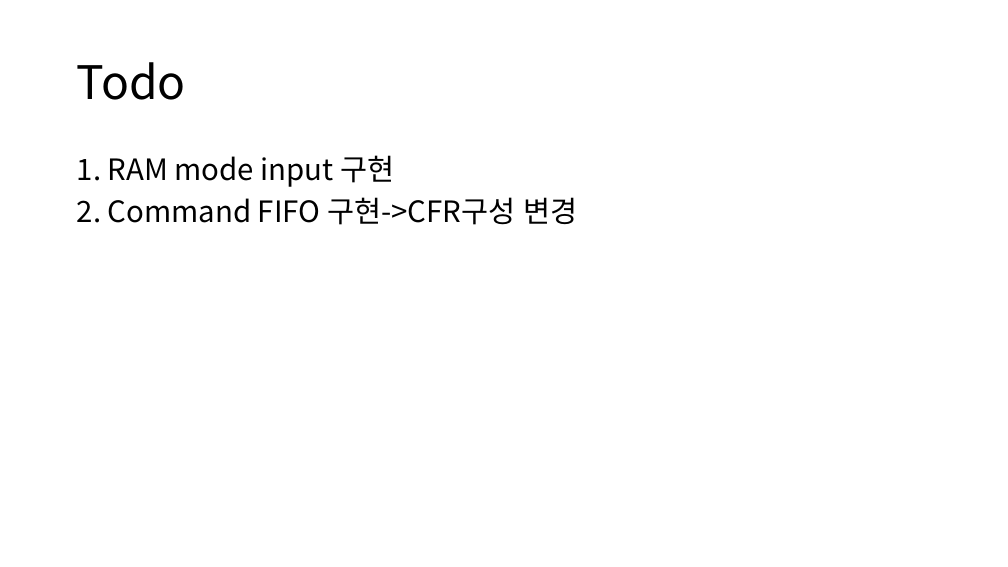
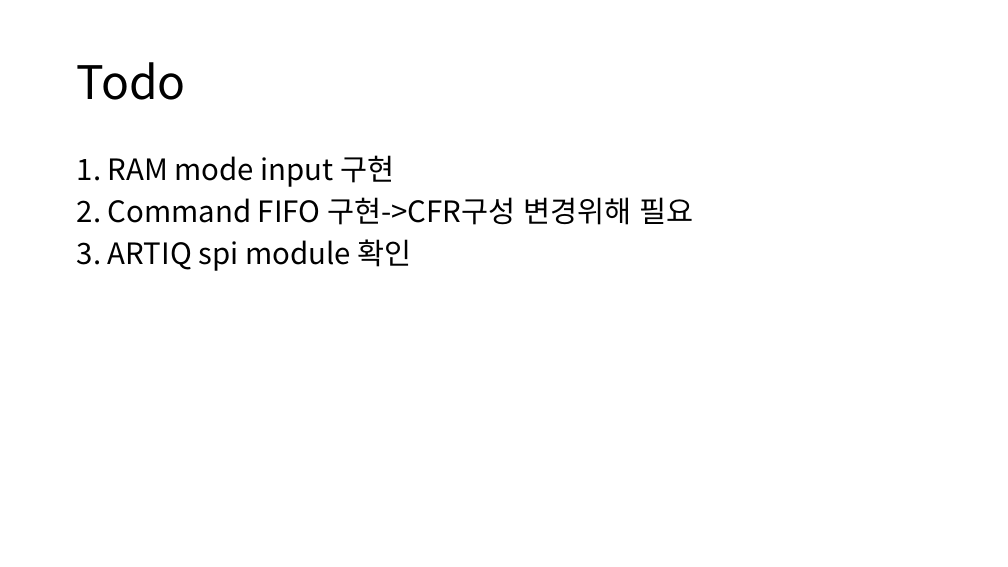
Before and after one commit to snu-quiqcl/AD9910, a slide deck: slide 31 of AD9912_MODULE.pptx (slide 30 before the commit). Drawn at 1008x567 pixels with LibreOffice and Linux fonts; fonts in the diff are those of the drawing. Boxes give left, top, right and bottom in pixels: in the first picture for what was removed or moved away, otherwise in the second. Text is boxed around its words. In the diff, an @@ line names an element or a change of style, - is before the commit and + after.

Commit message:
spi module is being made and ARTIQ spi module is being researched

```diff
--- a/AD9912_MODULE.pptx
+++ b/AD9912_MODULE.pptx
@@ text at [77, 197, 694, 271]: text changed @@
-2. Command FIFO 구현->CFR구성 변경
+2. Command FIFO 구현->CFR구성 변경위해 필요
+3. ARTIQ spi module 확인
```
Also in this commit, not shown: 3 other slides changed, 1 slide added, 2 other files.
